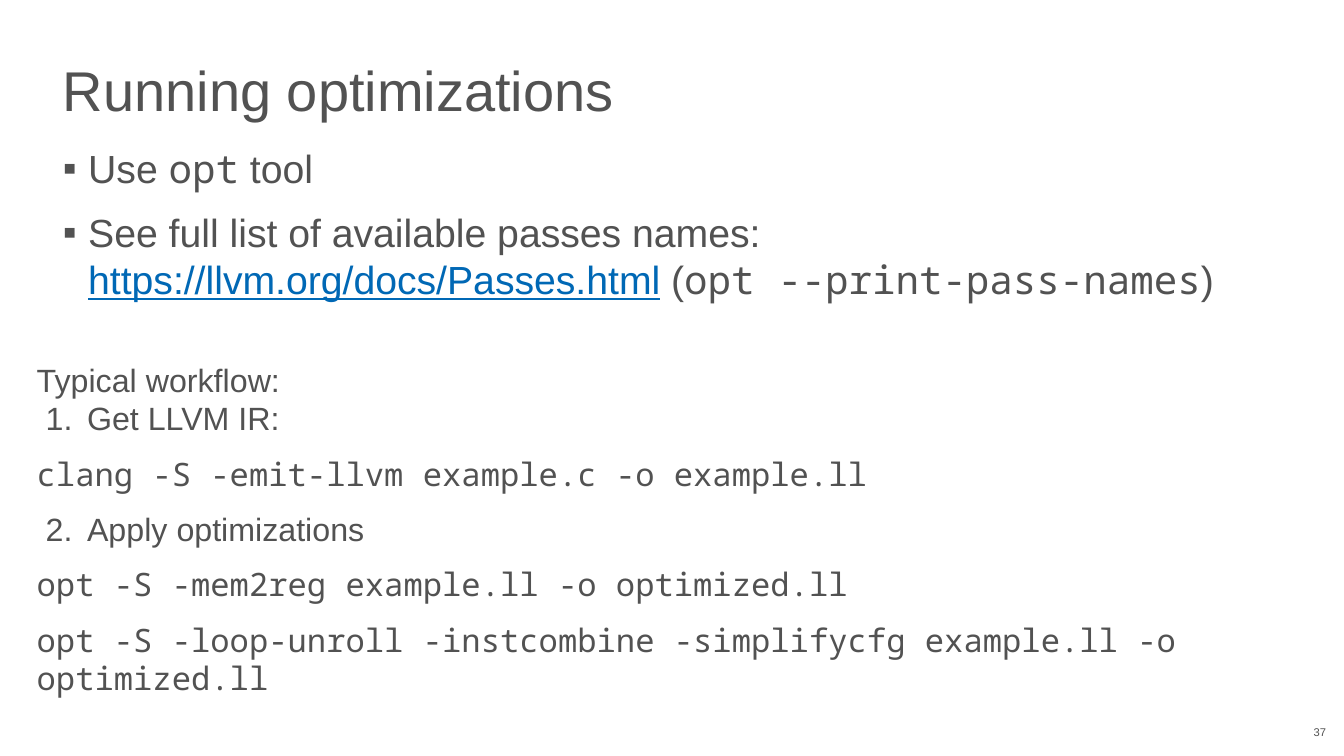
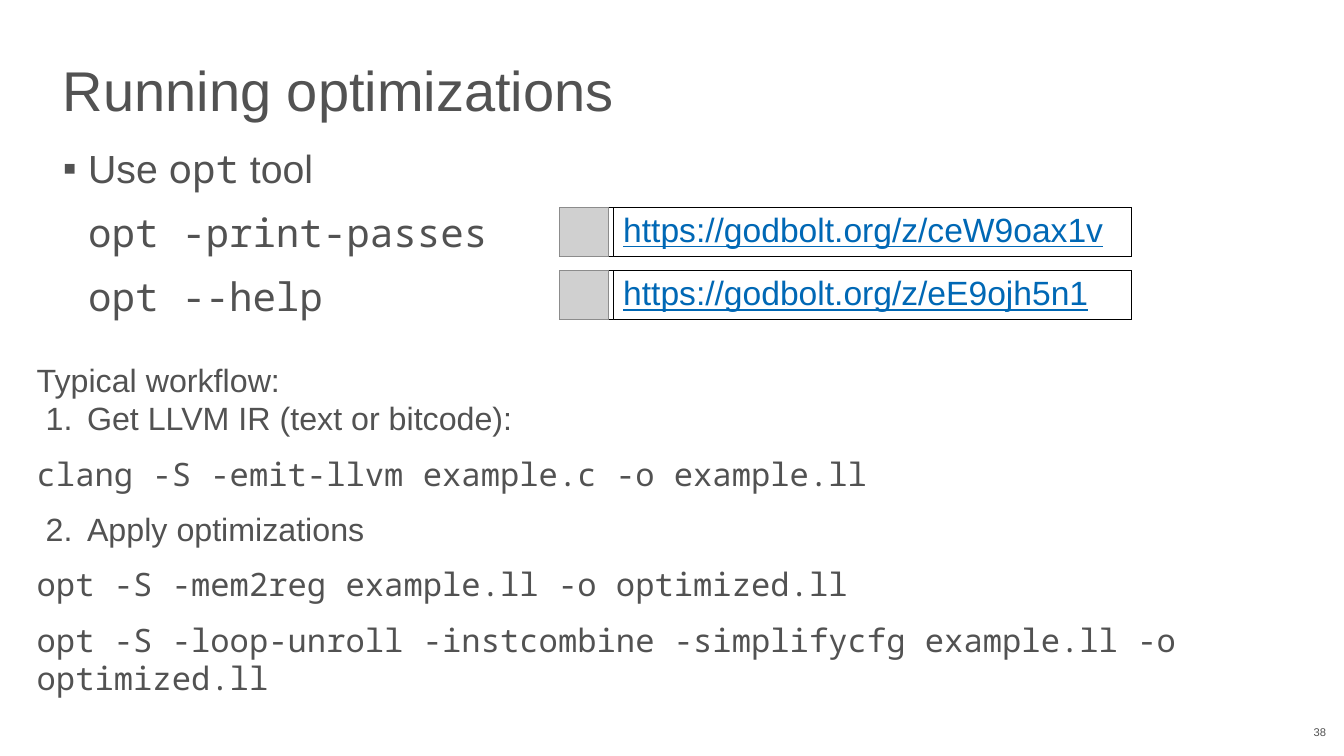
Before and after one commit to NN-complr-tech/Complr-course-lectures, a slide deck: slide 38 of 05-Optimizations-1.pptx (slide 37 before the commit). Drawn at 1344x756 pixels with LibreOffice and Linux fonts; fonts in the diff are those of the drawing; grey boxes stand for pictures. Boxes give left, top, right and bottom in pixels: in the first picture for what was removed or moved away, otherwise in the second. Text is boxed around its words. In the diff, an @@ line names an element or a change of style, - is before the commit and + after.

Commit message:
Add 05-Optimizations-1 slides (2026)

```diff
--- a/05-Optimizations-1.pptx
+++ b/05-Optimizations-1.pptx
@@ text removed at bbox=[88, 154, 1214, 304] @@
-▪ Use opt tool
-▪ See full list of available passes names: https://llvm.org/docs/Passes.html (opt --print-pass-names)
@@ text added at bbox=[88, 154, 487, 321], 28 pt, text #525252 @@
+▪ Use opt tool
+opt -print-passes
+opt --help
@@ rectangle added at bbox=[560, 208, 1131, 257], fill #FFFFFF, outline #000000 0.75 pt @@
@@ picture added at bbox=[560, 208, 609, 257] @@
@@ rectangle added at bbox=[613, 208, 1131, 257], fill #FFFFFF, outline #000000 0.75 pt, 24 pt, text #0068B5, underline @@
+https://godbolt.org/z/ceW9oax1v
@@ rectangle added at bbox=[560, 270, 1131, 320], fill #FFFFFF, outline #000000 0.75 pt @@
@@ picture added at bbox=[560, 270, 609, 320] @@
@@ rectangle added at bbox=[613, 270, 1131, 320], fill #FFFFFF, outline #000000 0.75 pt, 24 pt, text #0068B5, underline @@
+https://godbolt.org/z/eE9ojh5n1
@@ text at bbox=[87, 406, 512, 437]: text changed @@
-1. Get LLVM IR:
+1. Get LLVM IR (text or bitcode):
@@ page number at bbox=[1314, 728, 1326, 736]: text changed @@
-37
+38
```
Also in this commit, not shown: 22 other slides changed, 3 slides added, 1 slide removed.
